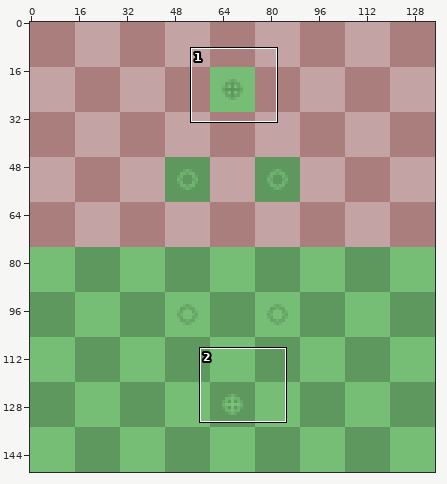
One commit to this sprite sheet: static/images/BorderlandsGuide/WhiteLionsMovementZone.png. Above: a wide view before the commit, with the close-up outlined.
Close-up. As it was:
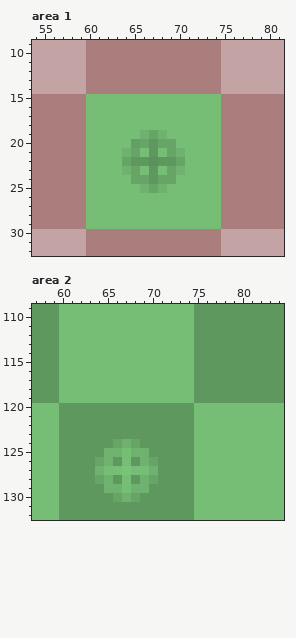
The file is 135x150 pixels. Colours within 5 levels of each other are drawn and written as one. Shown: area 1: x 54..81, y 9..32; area 2: x 57..84, y 109..132.
After the commit:
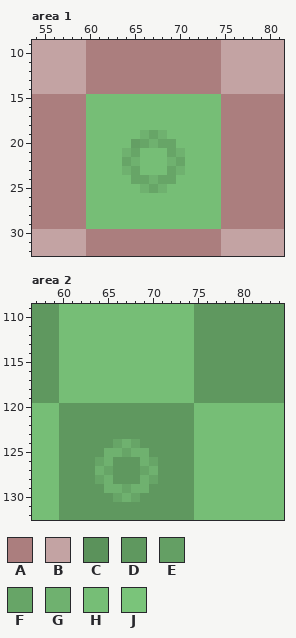
Palette (. is transparent): A #ab7e7e  B #c3a3a3  C #5b925b  D #5f985f  E #649f64  F #67a567  G #6fb16f  H #76be76  J #7ac47a
The exact change:
Area 1:
y 20: x 67 D -> G
y 21: x 67 D -> H
y 22: x 65..69 DDCDD -> GHHHG
y 23: x 67 D -> H
y 24: x 67 D -> G
Area 2:
y 125: x 67 H -> F
y 126: x 67 H -> D
y 127: x 65..69 HHJHH -> FDDDF
y 128: x 67 H -> D
y 129: x 67 H -> F
Pixel boxes of the changes (left, top, right, bottom) in both close-ups:
changed: (131, 139, 176, 184)
changed: (104, 448, 149, 493)
